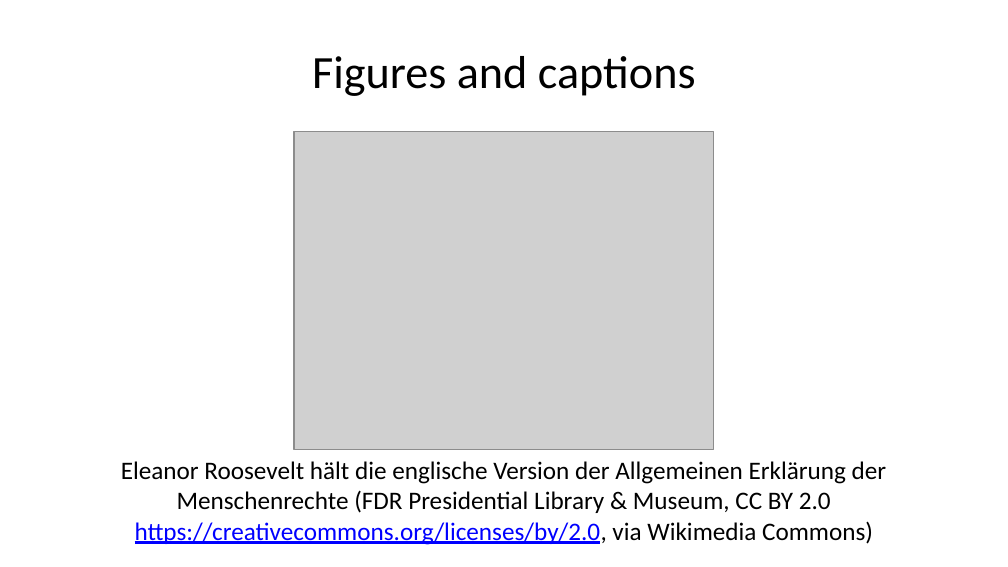
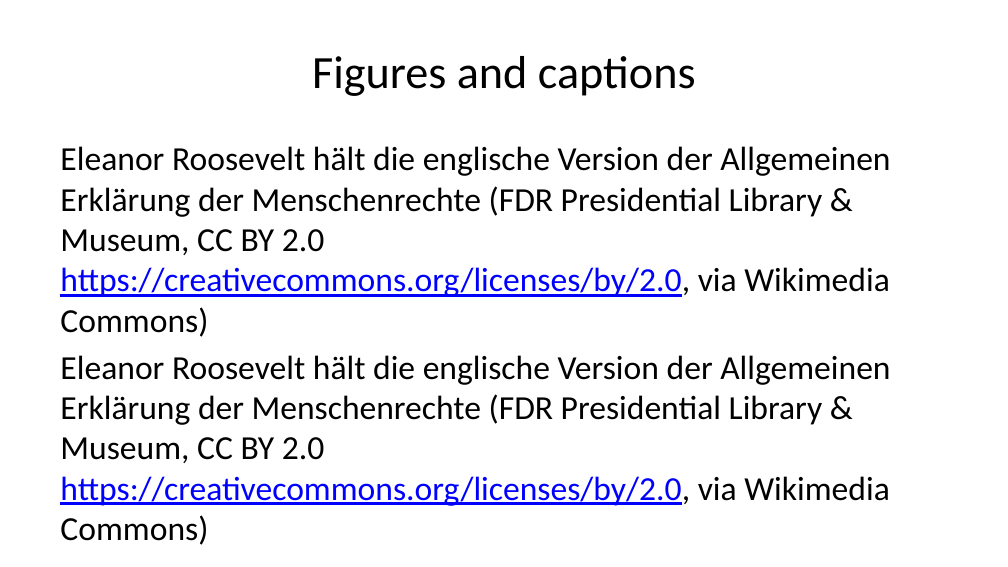
Before and after one commit to maehr/academic-pandoc-template, a slide deck: slide 12 of presentation/presentation.pptx. Drawn at 1008x567 pixels with LibreOffice and Linux fonts; fonts in the diff are those of the drawing; grey boxes stand for pictures. Boxes give left, top, right and bottom in pixels: in the first picture for what was removed or moved away, otherwise in the second. Text is boxed around its words. In the diff, an @@ line names an element or a change of style, - is before the commit and + after.

```diff
--- a/presentation/presentation.pptx
+++ b/presentation/presentation.pptx
@@ text added at [60,146,890,506], 24 pt, text #000000 @@
+Eleanor Roosevelt hält die englische Version der Allgemeinen Erklärung der Menschenrechte (FDR Presidential Library & Museum, CC BY 2.0 https://creativecommons.org/licenses/by/2.0, via Wikimedia Commons)
+Eleanor Roosevelt hält die englische Version der Allgemeinen Erklärung der Menschenrechte (FDR Presidential Library & Museum, CC BY 2.0 https://creativecommons.org/licenses/by/2.0, via Wikimedia Commons)
@@ picture removed at [294,132,715,450] @@
@@ text removed at [121,461,886,545] @@
-Eleanor Roosevelt hält die englische Version der Allgemeinen Erklärung der Menschenrechte (FDR Presidential Library & Museum, CC BY 2.0 https://creativecommons.org/licenses/by/2.0, via Wikimedia Commons)
```
Also in this commit, not shown: 14 other files.
